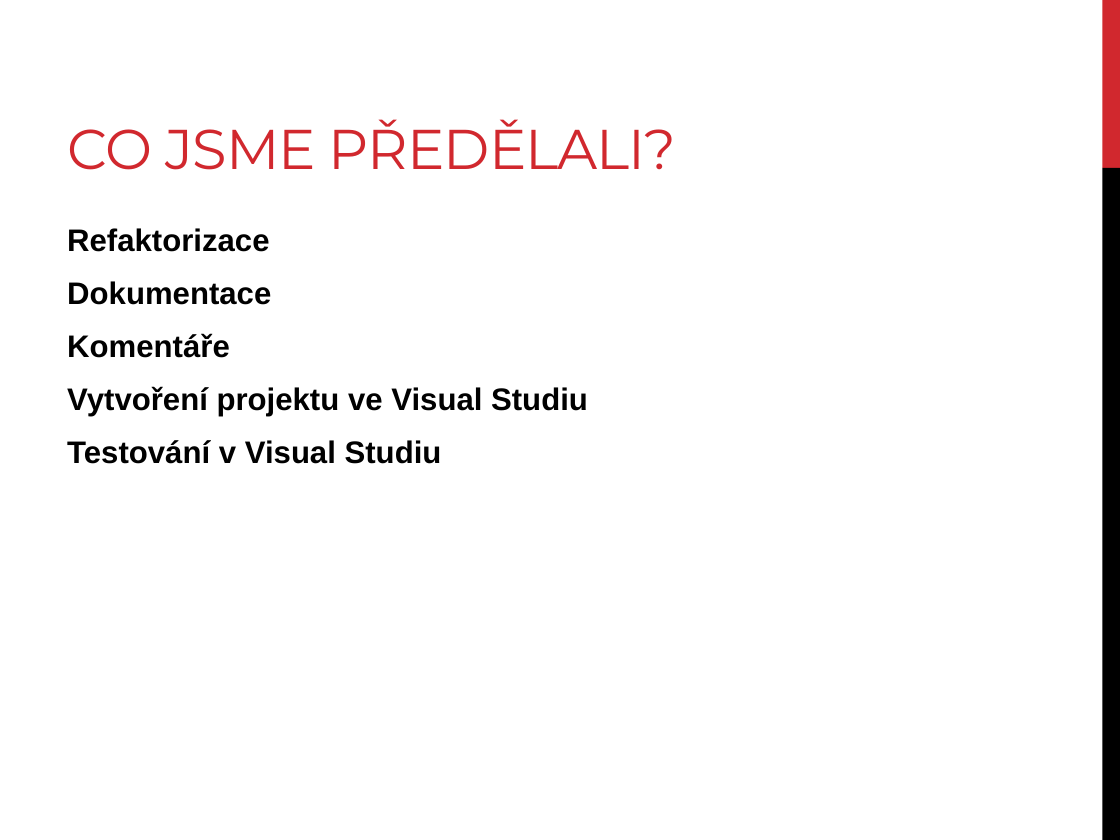
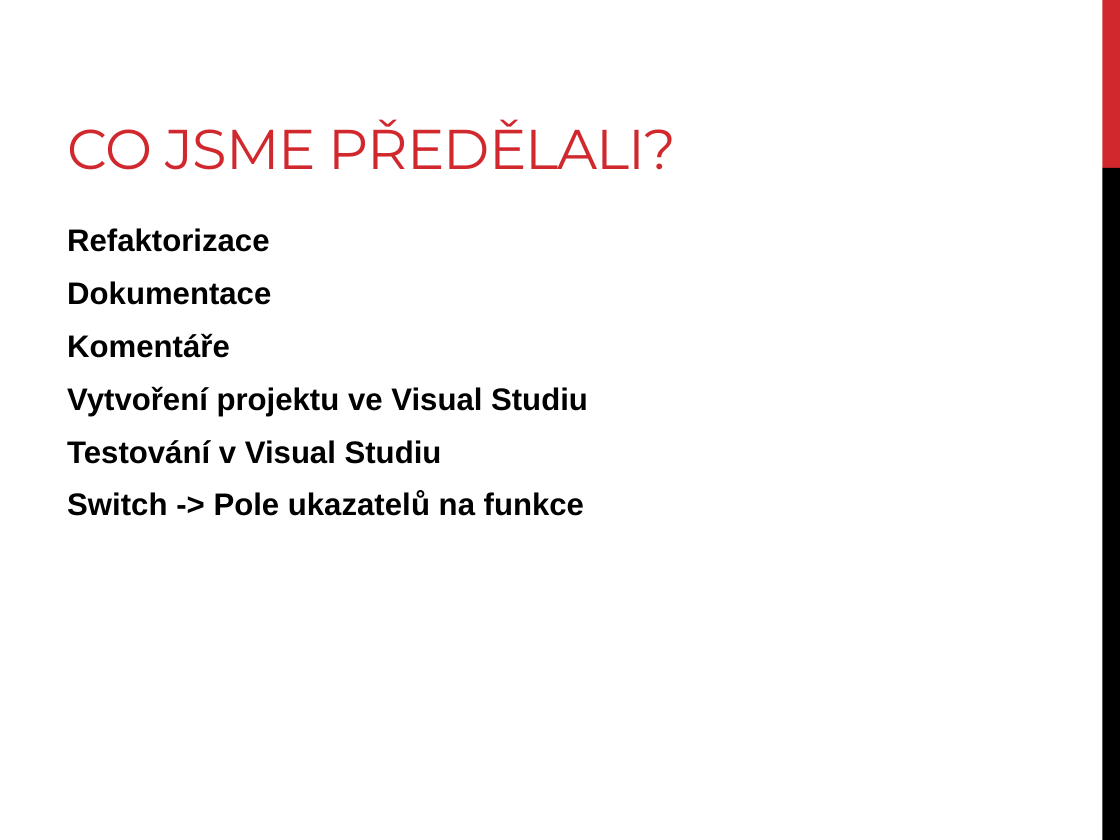
Before and after one commit to LaserPork/OS, a slide deck: slide 4 of Prezentace/Prezentace2.pptx. Drawn at 1120x840 pixels with LibreOffice and Linux fonts; fonts in the diff are those of the drawing. Boxes give left, top, right and bottom in pixels: in the first picture for what was removed or moved away, otherwise in the second. Text is boxed around its words. In the diff, an @@ line names an element or a change of style, - is before the commit and + after.

```diff
--- a/Prezentace/Prezentace2.pptx
+++ b/Prezentace/Prezentace2.pptx
@@ text at (x1=67, y1=491, x2=584, y2=516): paragraph added @@
+Switch -> Pole ukazatelů na funkce
```
Also in this commit, not shown: 2 other slides changed, 2 other files.
